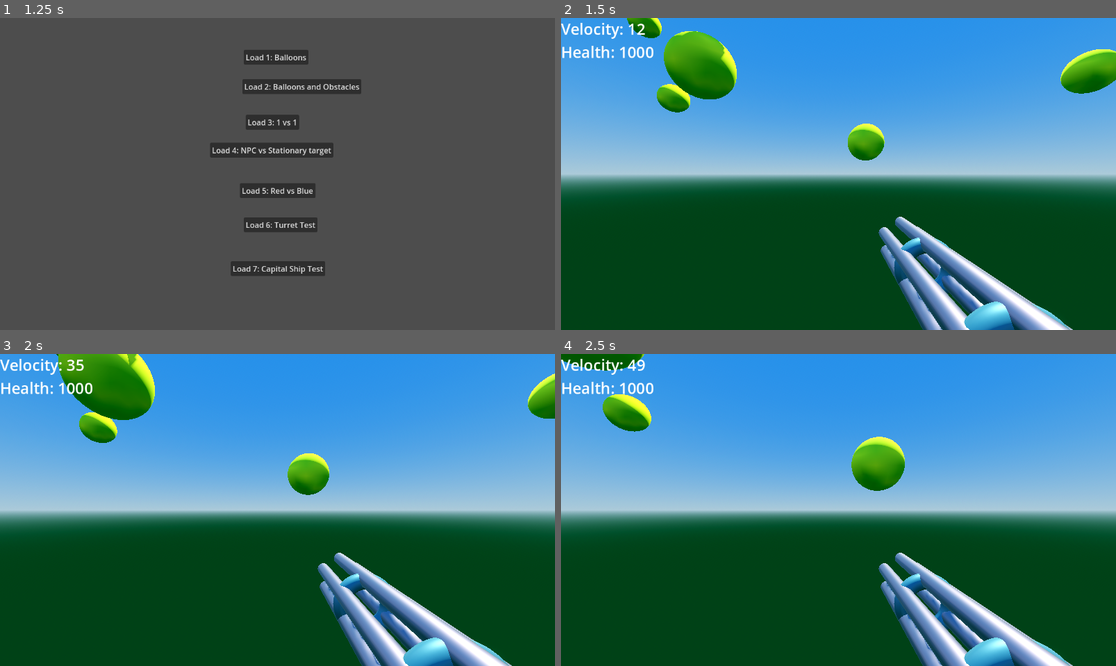
Above: before the commit, frames 1-4 (two rows, left to right).
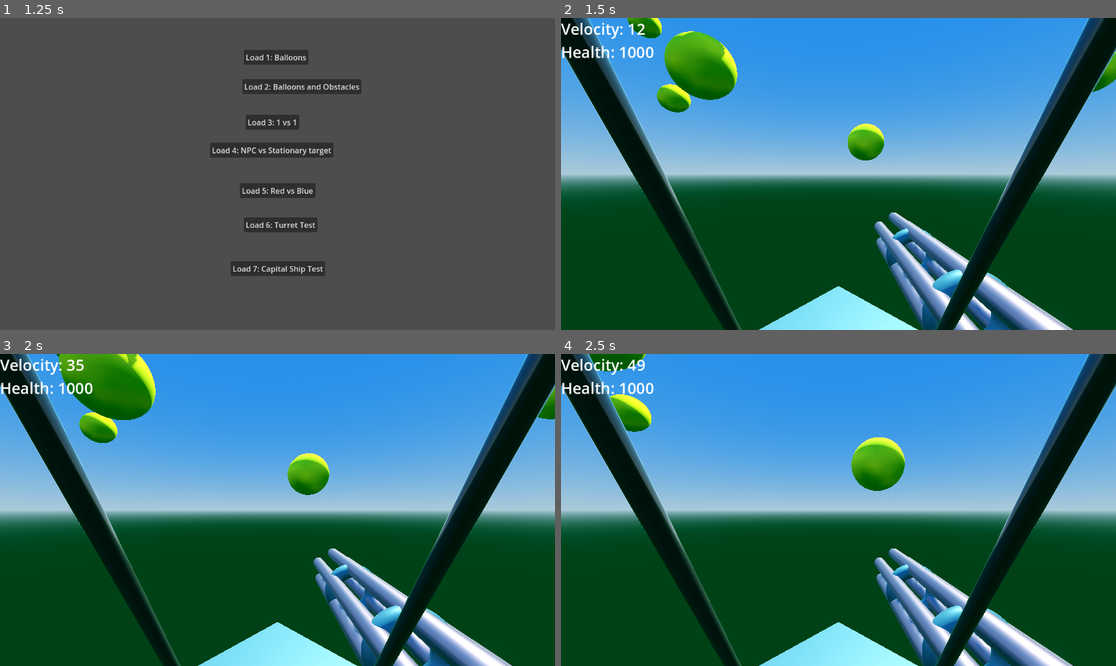
Above: after the commit, the same moments.

Repository: nealholt/space-shooter-3d
Game: Godot game, scene res://Scenes/main_scene.tscn
Same seed, same stepped clock (60 frames per second), same inputs: the game is played once before the commit and once after it. Sound files missing from this copy of the repository are replaced by a short silence.
Inputs (mouse positions are in pixels of both pictures, inside the frame that each line leads up to):
- Up to frame 1 (1.25 s): tap Enter (reset) at 0.5 s; move the mouse to (399, 158) at 0.52 s; hold Right (ui_right) from 0.53 s (still down)
- Up to frame 2 (1.5 s): release Right (ui_right) at 1.25 s; click "Load 1: Balloons" at 1.25 s
- Up to frame 3 (2 s): no input
- Up to frame 4 (2.5 s): move the mouse to (727, 525) at 2.02 s; hold Down (ui_down) from 2.03 s (still down)

Frame 1 is identical in both runs. In frame 2, 15% of the frame differs, in the area x 0-100%, y 0-100%; in frame 3, 15%; in frame 4, 15%.

Commit message:
Cockpit and target look
Added a basic cockpit to the player and hold in right thumbstick to look at current target. Does not yet lerp between look ahead and target lerp.

Diff:
--- a/Scenes/player.tscn
+++ b/Scenes/player.tscn
@@ -53,6 +53,25 @@
 [sub_resource type="BoxMesh" id="BoxMesh_1jycr"]
 size = Vector3(0.1, 0.1, 0.1)
 
+[sub_resource type="StandardMaterial3D" id="StandardMaterial3D_jyjhj"]
+albedo_color = Color(0.282353, 0.282353, 0.282353, 1)
+metallic = 0.51
+roughness = 0.0
+
+[sub_resource type="CylinderMesh" id="CylinderMesh_tbbj7"]
+material = SubResource("StandardMaterial3D_jyjhj")
+top_radius = 0.01
+bottom_radius = 0.01
+height = 0.7
+radial_segments = 16
+
+[sub_resource type="CylinderMesh" id="CylinderMesh_s2gsa"]
+material = SubResource("StandardMaterial3D_jyjhj")
+top_radius = 0.01
+bottom_radius = 0.01
+height = 0.35
+radial_segments = 16
+
 [node name="Player" type="CharacterBody3D" groups=["team property"]]
 motion_mode = 1
 script = ExtResource("1_rf46g")
@@ -138,6 +157,29 @@
 [node name="EngineMeshComponent4" parent="FighterChassisDiamond" instance=ExtResource("12_e20ac")]
 transform = Transform3D(1, 0, 0, 0, 1, 0, 0, 0, 1, -0.7, -0.7, -8)
 
+[node name="Cockpit3" type="Node3D" parent="FighterChassisDiamond"]
+transform = Transform3D(-1, 0, 8.74228e-08, 0, 1, 0, -8.74228e-08, 0, -1, -2.72759e-07, 0.6, 3.12)
+
+[node name="LeftStrut" type="MeshInstance3D" parent="FighterChassisDiamond/Cockpit3"]
+transform = Transform3D(1, 0, 0, 0, 0.867297, -0.497792, 0, 0.497792, 0.867297, -0.17, -0.0907253, -0.0148683)
+mesh = SubResource("CylinderMesh_tbbj7")
+
+[node name="RightStrut" type="MeshInstance3D" parent="FighterChassisDiamond/Cockpit3"]
+transform = Transform3D(1, 0, 0, 0, 0.867297, -0.497792, 0, 0.497792, 0.867297, 0.17, -0.0907253, -0.0148683)
+mesh = SubResource("CylinderMesh_tbbj7")
+
+[node name="CrossBar" type="MeshInstance3D" parent="FighterChassisDiamond/Cockpit3"]
+transform = Transform3D(-4.37114e-08, -1, 0, 1, -4.37114e-08, 0, 0, 0, 1, 0, 0.207488, 0.157279)
+mesh = SubResource("CylinderMesh_s2gsa")
+
+[node name="LeftStrutBack" type="MeshInstance3D" parent="FighterChassisDiamond/Cockpit3"]
+transform = Transform3D(1, 0, 0, 0, -0.125299, -0.992119, 0, 0.992119, -0.125299, -0.17, 0.160132, 0.513052)
+mesh = SubResource("CylinderMesh_tbbj7")
+
+[node name="RightStrutBack" type="MeshInstance3D" parent="FighterChassisDiamond/Cockpit3"]
+transform = Transform3D(1, 0, 0, 0, -0.125299, -0.992119, 0, 0.992119, -0.125299, 0.17, 0.16, 0.513)
+mesh = SubResource("CylinderMesh_tbbj7")
+
 [node name="MissileLockGroup" type="Node3D" parent="." node_paths=PackedStringArray("camera")]
 script = ExtResource("12_hjk6b")
 camera = NodePath("../CameraGroup/FirstPersonCamera")
@@ -174,7 +216,7 @@
 script = ExtResource("19_342x2")
 
 [node name="FirstPersonCamera" type="Camera3D" parent="CameraGroup"]
-transform = Transform3D(1, 0, 0, 0, 1, 0, 0, 0, 1, 0, 0.6, -3.12)
+transform = Transform3D(1, 0, 0, 0, 1, 0, 0, 0, 1, 0, 0.6, -2.9)
 current = true
 
 [node name="RearUnderCamera" type="Camera3D" parent="CameraGroup"]
--- a/Scripts/Player/Player.gd
+++ b/Scripts/Player/Player.gd
@@ -99,6 +99,7 @@
 	# Right thumb stick pressed in
 	if Input.is_action_just_pressed("POV_standard"):
 		camera_group.first_person()
+		camera_group.turn_on_look()
 	# Target view. Look towards the target, but from the far
 	# side of the player so the player can turn to face target.
 	# D-Pad up
@@ -119,6 +120,9 @@
 	# D-Pad left
 	elif Input.is_action_just_pressed("POV_flyby"):
 		camera_group.flyby_camera()
+	elif Input.is_action_just_released("POV_standard"):
+		camera_group.look_at_target = false
+
 
 # Since we're listening for the hitbox getting hit, this doesn't
 # actually make a noise based on damage and it isn't.
--- a/Scripts/camera_player_group.gd
+++ b/Scripts/camera_player_group.gd
@@ -17,6 +17,7 @@
 
 const target_close_up_dist:=-30.0
 
+var look_at_target : bool = false
 
 func _physics_process(_delta: float) -> void:
 	if state == CameraState.FLYBY:
@@ -31,6 +32,21 @@
 			view_target_from_player()
 		else:
 			first_person()
+	# Look at target
+	if look_at_target and state == CameraState.FIRSTPERSON and is_instance_valid(target):
+		first_person_camera.look_at(target.global_position, Global.player.global_transform.basis.y)
+	else:
+		# Return to facing forward, or at least way far forward of
+		# the node of the player.
+		#print(first_person_camera.global_transform.basis.z)
+		#print(first_person_camera.transform.basis.z)
+		first_person_camera.look_at(first_person_camera.global_position - Global.player.global_transform.basis.z*10000.0, Global.player.global_transform.basis.y)
+
+
+func turn_on_look() -> void:
+	look_at_target = true
+	if is_instance_valid(Global.player.targeted):
+		target = Global.player.targeted
 
 
 # Transition to first person camera
Not shown: 1 places in Scenes/player.tscn that only renumber resources
